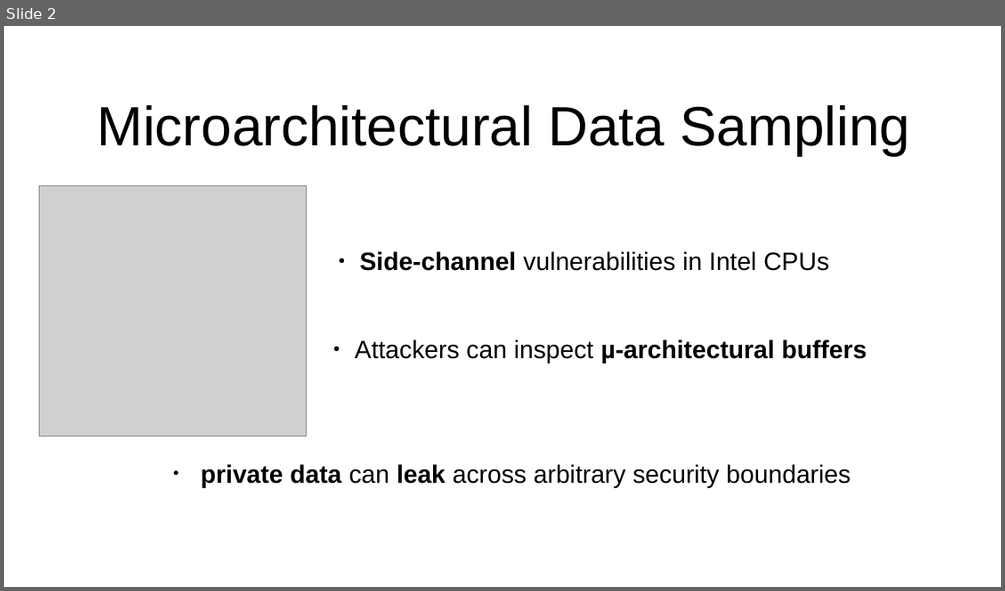
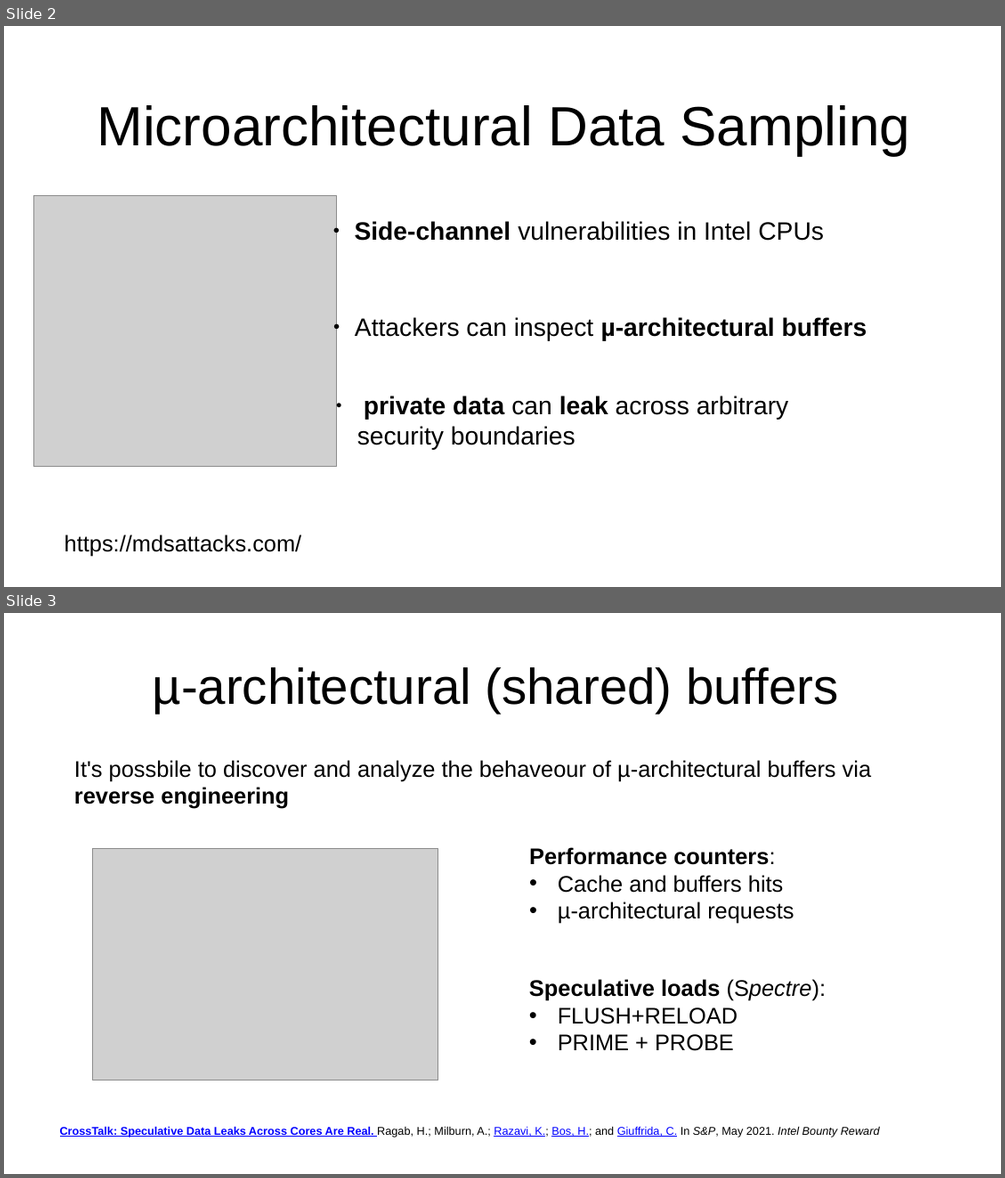
Before and after one commit to Rijndael99/hw_vulnerabilities, a slide deck: presentation1.pptx. Shown one above the other, each under a label of ours: slide 2 before the commit, slides 2 and 3 after it. The pictures are 1005x591 and 1005x1178 pixels, drawn with LibreOffice and Linux fonts; fonts in the diff are those of the drawing; grey boxes stand for pictures. Boxes give left, top, right and bottom in pixels: in the first picture for what was removed or moved away, otherwise in the second. Text is boxed around its words. In the diff, an @@ line names an element or a change of style, - is before the commit and + after.

Commit message:
added slide on RIDL and crosstalk behaveour

```diff
--- a/presentation1.pptx
+++ b/presentation1.pptx
@@ slide 3 added at [4, 613, 1001, 1174], background #FFFFFF @@
@@ title added at [153, 667, 838, 713], 40 pt, text #000000 @@
+µ-architectural (shared) buffers
@@ text added at [74, 760, 871, 809], 18 pt, text #000000 @@
+It's possbile to discover and analyze the behaveour of µ-architectural buffers via reverse engineering
@@ picture added at [93, 849, 438, 1079] @@
@@ text added at [529, 847, 793, 924], 18 pt, text #000000 @@
+Performance counters:
+• Cache and buffers hits
+• µ-architectural requests
@@ text added at [529, 979, 825, 1051], 18 pt, text #000000 @@
+Speculative loads (Spectre):
+• FLUSH+RELOAD
+• PRIME + PROBE
@@ text added at [60, 1126, 880, 1137], 9 pt, text #0000FF, underline @@
+CrossTalk: Speculative Data Leaks Across Cores Are Real. Ragab, H.; Milburn, A.; Razavi, K.; Bos, H.; and Giuffrida, C. In S&P, May 2021. Intel Bounty Reward
@@ slide 2 changed as well @@
@@ picture: place and size @@
-picture at [40, 186, 306, 435]
+picture at [34, 195, 337, 466]
@@ text "Side-channel vulnerabilities in Intel CPUs": place and size @@
-text "Side-channel vulnerabilities in Intel CPUs" at [360, 251, 829, 271]
+text "Side-channel vulnerabilities in Intel CPUs" at [355, 221, 824, 240]
@@ text "Attackers can inspect µ-architectural buffers": place and size @@
-text "Attackers can inspect µ-architectural buffers" at [355, 339, 867, 363]
+text "Attackers can inspect µ-architectural buffers" at [355, 317, 867, 341]
@@ text "private data can leak across ..." rewrapped from [201, 464, 850, 488] to [357, 395, 789, 450] @@
@@ text added at [65, 534, 302, 556], 18 pt, text #000000 @@
+https://mdsattacks.com/
```
Also in this commit, not shown: 1 other slide changed, 6 other slides added, 1 slide removed, 1 other file.
